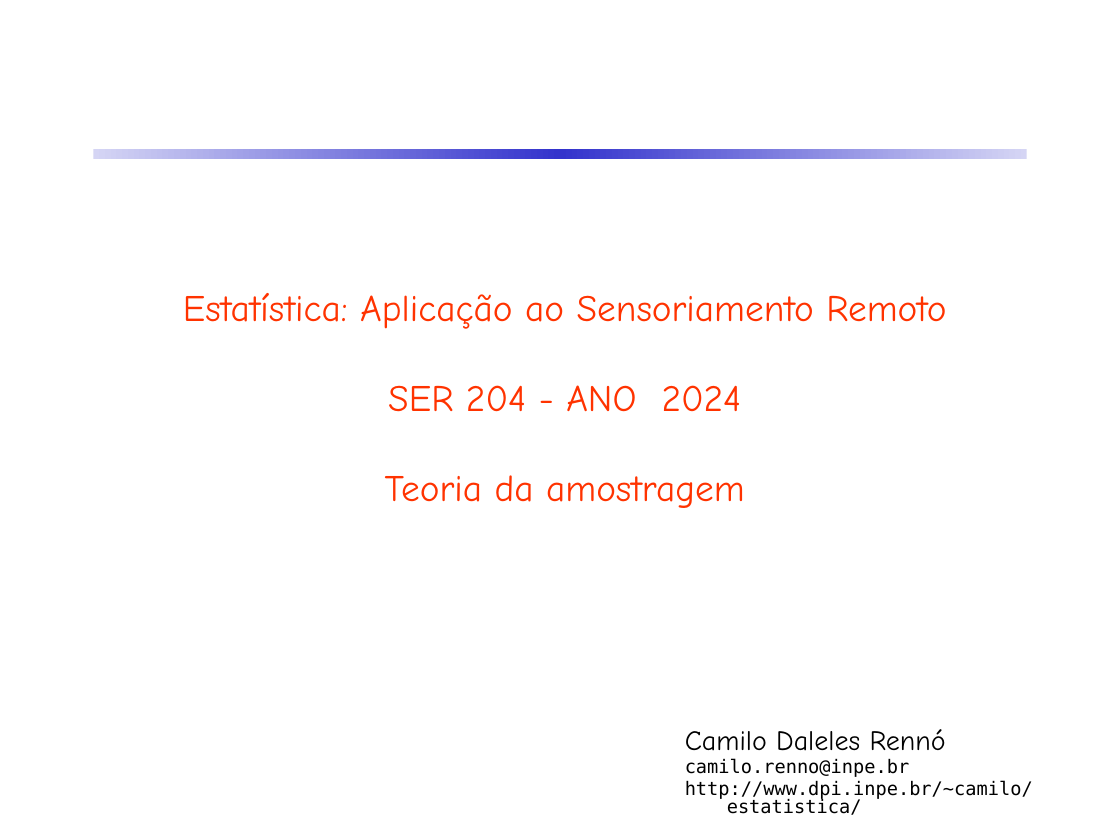
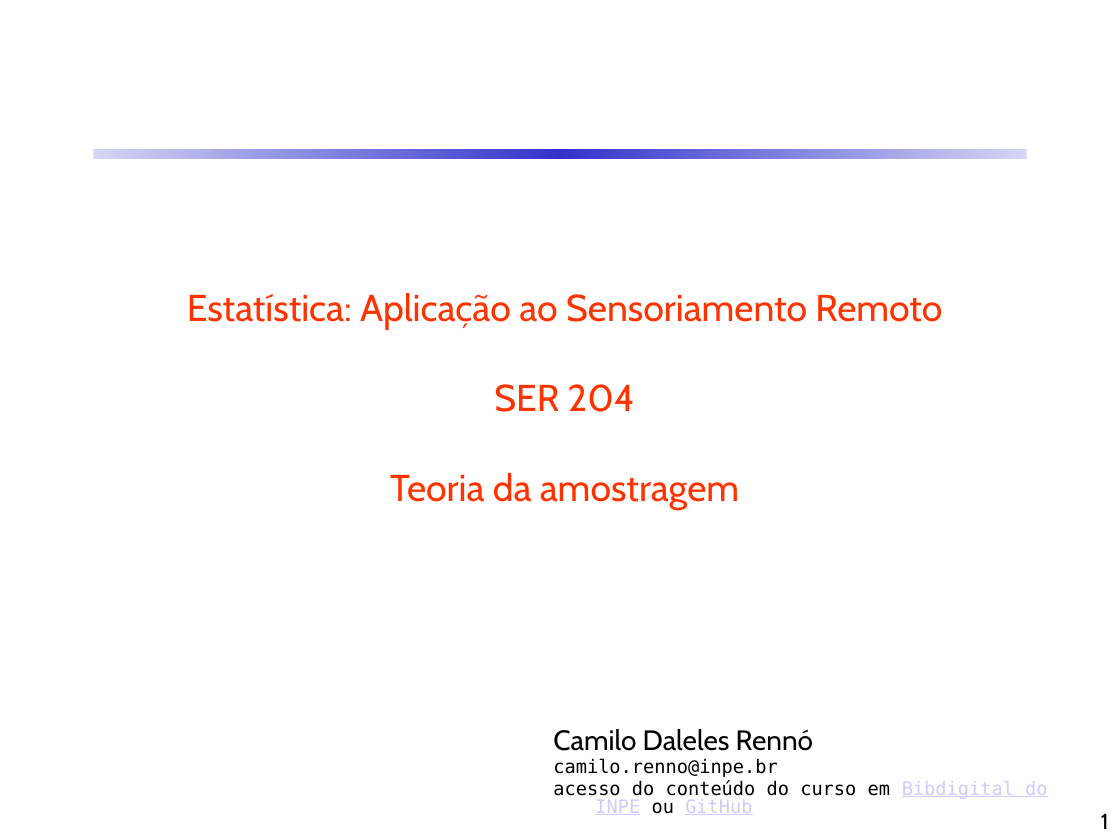
Before and after one commit to CDRenno/Estatistica, a slide deck: slide 1 of ppt/08TAmostr.pptx. Drawn at 1120x840 pixels with LibreOffice and Linux fonts; fonts in the diff are those of the drawing. Boxes give left, top, right and bottom in pixels: in the first picture for what was removed or moved away, otherwise in the second. Text is boxed around its words. In the diff, an @@ line names an element or a change of style, - is before the commit and + after.

```diff
--- a/ppt/08TAmostr.pptx
+++ b/ppt/08TAmostr.pptx
@@ title at [187, 293, 942, 509]: text changed; font Comic Neue to Cabin @@
-Estatística: Aplicação ao Sensoriamento Remoto
-SER 204 - ANO 2024
-Teoria da amostragem
+Estatística: Aplicação ao Sensoriamento Remoto
+SER 204
+Teoria da amostragem
@@ text "Camilo Daleles Rennó": place and size @@
-text "Camilo Daleles Rennó" at [685, 729, 1033, 815]
+text "Camilo Daleles Rennó" at [553, 729, 1047, 815]
@@ text at [553, 729, 813, 751]: font Comic Neue to Cabin in "Camilo Daleles Rennó" @@
@@ text at [553, 780, 1047, 815]: text changed @@
-http://www.dpi.inpe.br/~camilo/estatistica/
+acesso do conteúdo do curso em Bibdigital do INPE ou GitHub
@@ page number added at [1101, 813, 1109, 829], 14 pt, text #000000 @@
+1
```
Also in this commit, not shown: 42 other slides changed, 5 slides added, 4 slides removed, 5 other files.
